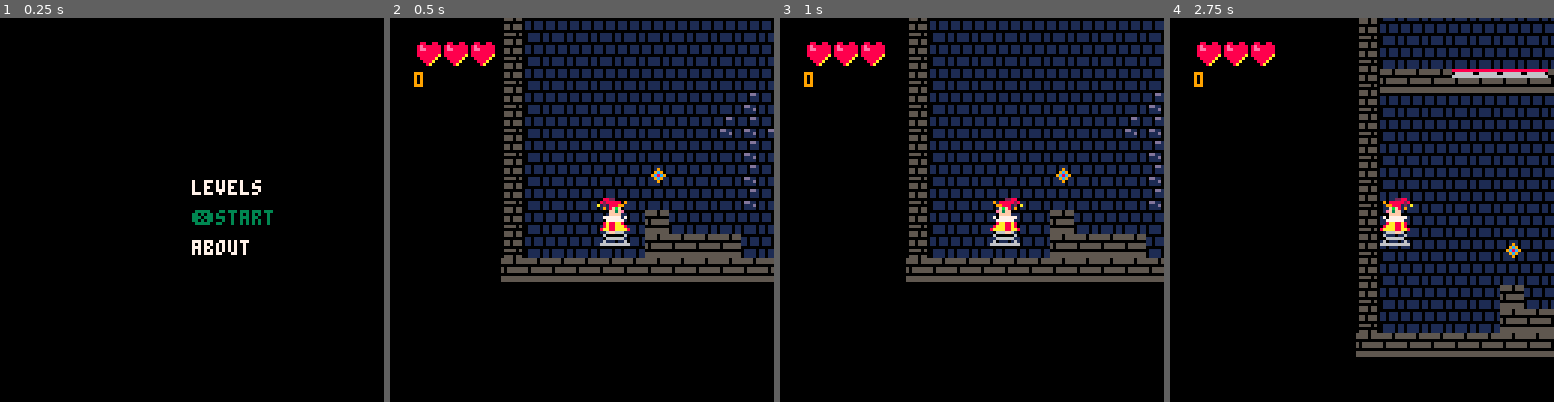
Above: before the commit, frames 1-4 (left to right).
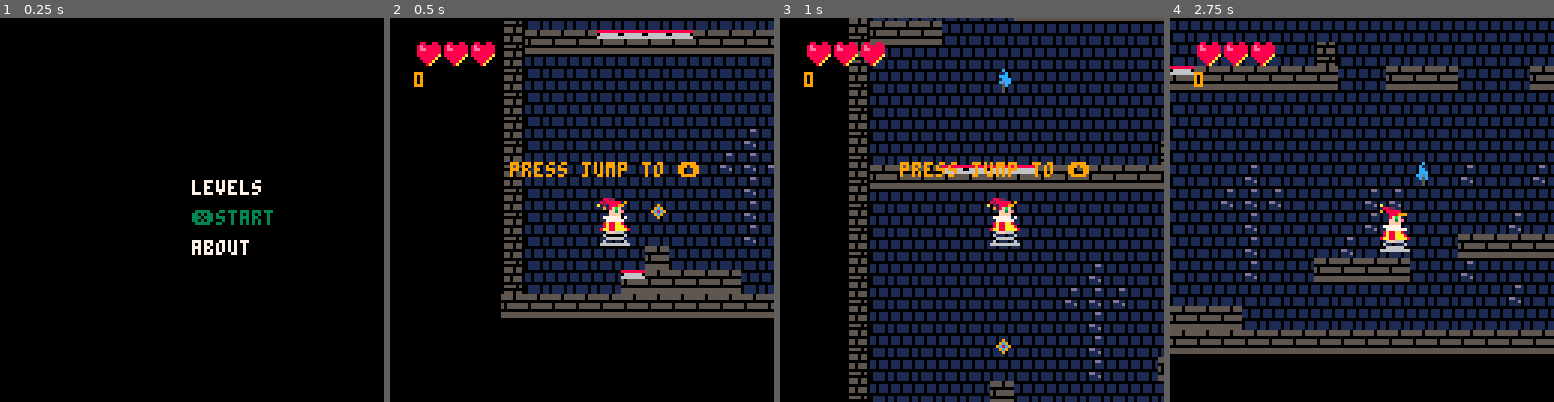
Above: after the commit, the same moments.

Repository: scorp66/pico
Game: PICO-8 cartridge jack_1_6.p8
The game is run twice, just before and just after one commit, with the same random seed, the same clock (stepped at 60 frames per second) and the same inputs.
Inputs:
- Up to frame 1 (0.25 s): no input
- Up to frame 2 (0.5 s): tap X (X key) at 0.33 s
- Up to frame 3 (1 s): no input
- Up to frame 4 (2.75 s): tap X (X key) at 1.07, 1.85 s; hold Right 1.6-2.1 s; hold Up 2.15-2.42 s; hold Right from 2.47 s (still down)

Frame 1 is identical in both runs. In frame 2, 29% of the frame differs, in the area x 28-100%, y 0-79%; in frame 3, 47%; in frame 4, 55%, in the area x 0-100%, y 0-89%.

Commit message:
Add dialogues

Diff:
--- a/пердитог.p8
+++ b/jack_1_6.p8
@@ -67,7 +68,16 @@
 
 ex_hero = {}
 end
-
+current_dial = 0
+dialogues = {
+"press jump to ⬆️",
+"warning! spikes are \n most dangerous",
+"springboards make \n your jump better",
+"collect heart \n and you're will be \n stronger",
+"torches are not \n danger",
+"collect coin!",
+" ",
+"goodbue 😐"}
 function level_initialiation()
 
 point_zone = find_point_zone(1)
@@ -77,6 +87,8 @@
 torch_arr = find_point_zone(48)
 heart_arr = find_point_zone(80)
 coin_arr = find_point_zone(96)
+dial_arr = find_point_zone(17)
+dial_ex()
 enemy_arr = find_point_zone(132)
 enemy_ex()
 
@@ -678,7 +691,27 @@
 
 end
 
-
+--dialogue arr
+function dial_ex()
+if #dial_arr > 0 then
+for i = 0, #dial_arr, 1 do
+
+dial_arr[i].img =
+           mget(dial_arr[i].x,
+             dial_arr[i].y)
+mset(dial_arr[i].x,
+             dial_arr[i].y,68)
+dial_arr[i].n = i
+dial_arr[i].f_ent = 0
+current_dial += 1
+dial_arr[i].x *=8
+dial_arr[i].y *=8
+dial_arr[i].d = dialogues[
+                   current_dial]
+
+end
+end
+end
 -->8
 --collide
 function collide(obj,n,is_m
@@ -740,6 +773,15 @@
 map_n = mget(x/8,y/8)
 return fget(map_n,n) and n or 9
 end
+
+function no_map_col(obj,col,radius,
+                      y_param)
+return col.x >= obj.x and
+    col.x < obj.x+radius and
+    col.y >= obj.y-y_param and
+    col.y < obj.y+radius+y_param
+
+end
 -->8
 --웃nemy
 function update_enemy(pz)
@@ -762,10 +804,8 @@
                     and 8 or 0
 
   --damage
-  if pz[i].x >= hero.x and
-    pz[i].x < hero.x+16 and
-    pz[i].y >= hero.y-spike and
-    pz[i].y < hero.y+16+spike
+  if no_map_col(hero,pz[i],16
+                         ,spike)
     and not save_form then
  hero.hp-=1
  sfx"58"
@@ -990,6 +1030,10 @@
 if hero.sy==0 then
 frame = flr(img) % max_frame
 end
+draw_dialogue(4,2)
+--print(dial_arr[2].d,
+--hero.x-16,
+--hero.y-16)
 
 sspr (hero.is_crouch and
 48 or frame*16,0,
@@ -1003,6 +1047,28 @@
 if img >= max_frame then
  img = 0
  end
+end
+
+--dialogue
+
+function draw_dialogue(dist_x,
+                         dist_y)
+if #dial_arr > 0 then
+for i=0,#dial_arr,1 do
+
+if (no_map_col(hero,dial_arr[i],
+                    32,-8)  or
+ dial_arr[i].f_ent > 0) and
+ dial_arr[i].f_ent < 56
+ then
+print(dial_arr[i].d,
+hero.x-24,
+hero.y-16)
+dial_arr[i].f_ent += 1
+end
+
+end
+end
 end
 
 --hp
@@ -1139,14 +1205,14 @@
 000000000dd11011010d00dddda0d01001111011011c5c1101115c1101115c110000000000000000000000000000000000000000000000000000000000000000
 555555550111d011010d0d0dd0d0d010011110110111501101115011011150110000000000000000000000000000000000000000000000000000000000000000
 5555555501111011010dd00dd00dd010011110110111501101115011011150110000000000000000000000000000000000000000000000000000000000000000
-0000000005550550010d000dd000d010000000000000000000000000000000000000000000000000000000000000000000000000000000000000000000000000
-1100110100000000010da0add000d0106628110169a1110100000000000000000000000000000000000000000000000000000000000000000000000000000000
-1107010105505550010d00dddd00d010628881019aaa110100000000000000000000000000000000000000000000000000000000000000000000000000000000
-1106010105505550010d0d0dd0d0d010628881019aaa110100000000000000000000000000000000000000000000000000000000000000000000000000000000
-0076600000000000010dd00dd00dd010628880009aaa100000000000000000000000000000000000000000000000000000000000000000000000000000000000
-0076601105555050010d000dd000d010628880119aaa101100000000000000000000000000000000000000000000000000000000000000000000000000000000
-0766660100000000010d000dd000d0106628101169a1101100000000000000000000000000000000000000000000000000000000000000000000000000000000
-06666601055505500110dddddddd0110011110110111101100000000000000000000000000000000000000000000000000000000000000000000000000000000
+0000000005550550010d000dd000d0100000000000000000dddddddd000000000000000000000000000000000000000000000000000000000000000000000000
+1100110100000000010da0add000d0106628110169a1110166666666000000000000000000000000000000000000000000000000000000000000000000000000
+1107010105505550010d00dddd00d010628881019aaa110166666666000000000000000000000000000000000000000000000000000000000000000000000000
+1106010105505550010d0d0dd0d0d010628881019aaa110166666666000000000000000000000000000000000000000000000000000000000000000000000000
+0076600000000000010dd00dd00dd010628880009aaa100066666666000000000000000000000000000000000000000000000000000000000000000000000000
+0076601105555050010d000dd000d010628880119aaa101166666666000000000000000000000000000000000000000000000000000000000000000000000000
+0766660100000000010d000dd000d0106628101169a1101166666666000000000000000000000000000000000000000000000000000000000000000000000000
+06666601055505500110dddddddd01100111101101111011dddddddd000000000000000000000000000000000000000000000000000000000000000000000000
 00000000000000000666660042424277000000000000000077242424000000000000000000000000000000000000000000000000000000000000000000000000
 11066666666660110766660142424277110111011101110177242424000000000000000000000000000000000000000000000000000000000000000000000000
 00000000000000001076600142424277110191011101910177242424000000000000000000000000000000000000000000000000000000000000000000000000
@@ -1185,9 +1251,9 @@
 44444444444444444444444444444444444444444444444444444444444444444444444444444444444444444444444444444444444444444444444444444444
 15444444444444444444444414444444441444144414441444144414144414544436574454441544444444444444141444444444444444444444444444444444
 44444444444444444444444444444444444444444444444444444444444444444444444444444444444444444444444444444444444444444444444444444444
-15444444444444444444441414444444444414444444144444441444444444d01436571414441544141414444414444444144444444444144444444444444444
-44444444444444444444444444444444444444444444444444444444444444444444444444444444444444444444444444444444444444444444444444444444
-15c14444444444444444444444444405444414440544144405441444051544444436574414141544444414444444444444141444444444141444444444444444
+15444444444444444444441414444444444414444444654444441444444444d01436571414441544141414444414444444144444444444144444444444444444
+44444444444444444444444444444444444444444444444444444444444444444444444444444444444444444444444444444444444444444444444444444444
+15c14444444444444444446544444405444414440544144405441444051544444436574414141544444414444444444444141444444444141444444444444444
 44444444444444444444444444444444444444444444444444444444444444444444444444444444444444444444444444444444444444444444444444444415
 15444444444444040404040404040404040404040404040404040404040404040404040404041544444444444444444444444444444444441414444444444444
 44444444444444444444444444444444444444444444444444444444444444444444444444444444444444444444444444444444444444444444444444444415
@@ -1201,13 +1267,13 @@
 44444414444444444444444444444444444444444444444444444444444444444444444444444444444444444444444444444444444444444444444444444415
 15444444444444444444444444444444444444444444444444444444444444441444144444441544444444444444444444444444444444444444444444444444
 44444414144444444444444444444444444444444444444444444444444444444444444444444444444444444444444444444444444444444444444444444415
-15444444444444444444444444154444444444444444444444444444444444444444441444441544444444444444441444444444444444444444444444444444
+15444444444444444444444444154444446544444444444444444444444444444444441444441544444444444444441444444444444444444444444444444444
 44444444141444444444444444444444444444444444444444444444444444444444444444444444444444444444444444444444444444444444444444444415
 15040404070707070404040404044444040404444444040404444404040404044444444444441544444444444444444444444444444444441414144444444444
 44444444441414444444444444444444444444444444444444444444444444444444444444444444444444444444444444444444444444444444444444444415
 1544444444444444444444444444444444444444444444444444444444444444441444c144441544444444444444444444144444444444444414444444444444
 44444444444414444444444444444444444444444444444444444444444444444444444444444444444444444444444444444444444444444444444444444415
-15444444444444444444444444444444444444444444444444144444544444444444444444441544444444444444444444444444444444444444444444444444
+15444444444444444444444444444444444444444444444444144444544444444444444465441544444444444444444444444444444444444444444444444444
 44444444444414144444444444444444444444444444444444444444444444444444444444444444444444444444444444444444444444444444444444444444
 15444444444444444444444444444444444444444444445444444444441414444444040404041544444444444444444444444444444444444444444444444444
 44444414444444141444444444444444444444444444444444444444444444444444444444444444444444444444444444444444444444444444444444444444
@@ -1215,7 +1281,7 @@
 44141414144414144454444444444444444444444444444444444444444444444444444444444444444444444444444444444444444444444444444444444444
 15444444444444444414141444444414144444444444444444441444444404040444444444441544444444444444444444444444444444444444441444444444
 44444444441414444444444444444444444444444444444444444444444444444444444444444444444444444444444444444444444444444444444444444444
-15444444444444444444144444444414444444444414444444040404444444444444444444441544444444444444444444444444444444444444444444444444
+15444444444444444444144444444414444444444414654444040404444444444444444444441544444444444444444444444444444444444444444444444444
 44444444444444444444444444444444444444444444444444444444444444444444444444444444444444444444444444444444444444444444444444444444
 15444444444456444444144444441444444444040404044444444444444414444444444444441544444444444444444444444444444444444444444444444444
 44444444444444444444444444444444444444444444444444444444444444444444444444444444444444444444444444444444444444444444444444444444
@@ -1223,12 +1289,12 @@
 44144444444444444444444444444444444444444444444444444444444444444444444444444444444444444444444444444444444444444444444444444444
 15444444444404444444444444444444444444444414441414144444144444444414144414441544444444444444444444444444444444444444444444144444
 44444444444444444444444444444444444444444444444444444444444444444444444444444444444444444444444444444444444444444444444444444444
-15444444444404040404444444444444444444444444444444444444444444044444444444441544444444444444444444444444444444444444444444444444
+15444465440704040404444444444444444444444444444444444444444444044444444444441544444444444444444444444444444444444444444444444444
 44444444444444444444444444444444444444444444444444444444444444444444444444444444444444444444444444444444444444444444444444444444
 04040404040404040404040404040404040404040404040404040404040404040404040404040444444444444444444444444444444444444444444444444444
 44444444444444444444444444444444444444444444444444444444444444444444444444444444444444444444444444444444444444444444444444444444
 __gff__
-0000000000000000000000000050505000000000000000000000000060606060000000000000000000000000000000048400000000840000840000040000000202000000003020200000000000000000040200001010000100000000000000004242042100012000000000000000000008080042420000000000000000000000
+0000000000000000000000000050505000000000000000000000000060606060000000000000000000000000000000048400000000840000840000040000000202000000003020200000000000000000040200001010110100000000000000004242042100012000000000000000000008080042420000000000000000000000
 0000000000000000000000000000000000000000000000000000000000000000000000000000000000000000000000000000000000000000000000000000000000000000000000000000000000000000000000000000000000000000000000000000000000000000000000000000000000000000000000000000000000000000
 __map__
 4444444444444444444444444444444444444444444444444444444444444444444444444444444444444444444444444444444444444444444444444444444444444444444444444444444444444444444444444444444444444444444444444444444444444444444444444444444444444444444444444444444444444444
